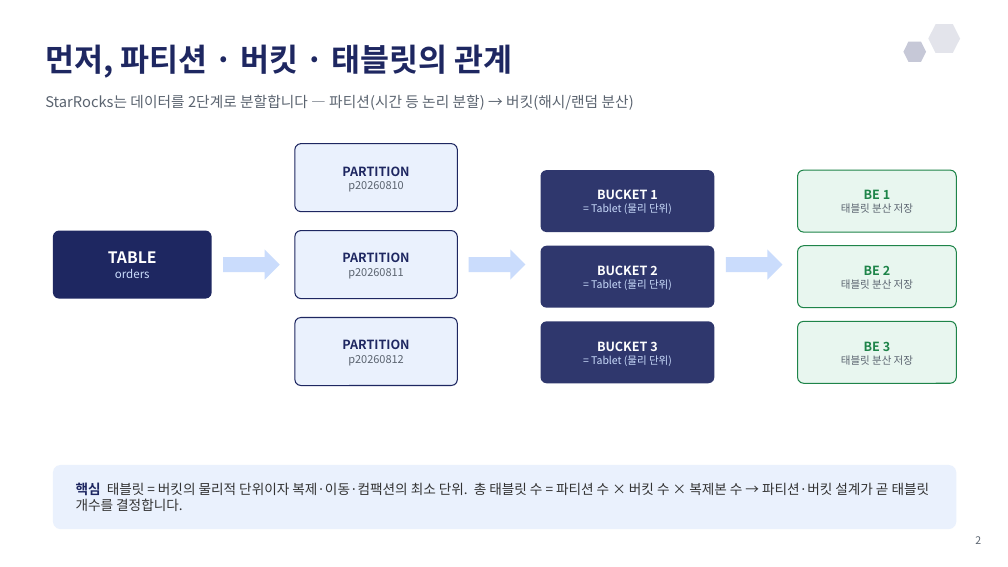
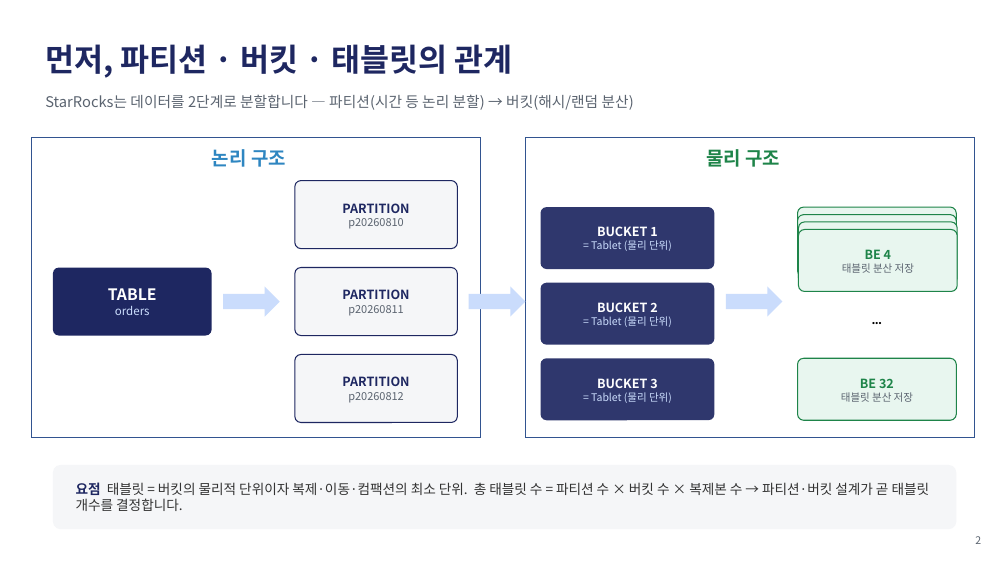
Before and after one commit to jungho-shin/my-react-app, a slide deck: slide 2 of etc/StarRocks/StarRocks_파티션_버킷_관리_발표자료.pptx. Drawn at 1008x567 pixels with LibreOffice and Linux fonts; fonts in the diff are those of the drawing. Boxes give left, top, right and bottom in pixels: in the first picture for what was removed or moved away, otherwise in the second. Text is boxed around its words. In the diff, an @@ line names an element or a change of style, - is before the commit and + after.

```diff
--- a/etc/StarRocks/StarRocks_파티션_버킷_관리_발표자료.pptx
+++ b/etc/StarRocks/StarRocks_파티션_버킷_관리_발표자료.pptx
@@ hexagon removed at (929, 24, 960, 53) @@
@@ hexagon removed at (904, 42, 926, 62) @@
@@ rectangle added at (31, 138, 481, 438), outline #325491 1 pt @@
@@ text added at (212, 149, 286, 167), 18 pt, text #2E86C1, bold @@
+논리 구조
@@ rectangle added at (526, 138, 975, 438), outline #325491 1 pt @@
@@ text added at (706, 149, 780, 167), 18 pt, text #1E8449, bold @@
+물리 구조
@@ text "BE 2": place and size @@
-text "BE 2" at (841, 265, 913, 289)
+text "BE 2" at (842, 249, 914, 273)
@@ rounded rectangle: place and size @@
-rounded rectangle at (798, 246, 957, 308)
+rounded rectangle at (798, 215, 957, 277)
@@ rounded rectangle added at (799, 222, 957, 284), fill #E8F6EF, outline #1E8449 1 pt @@
@@ rounded rectangle added at (799, 230, 957, 292), fill #E8F6EF, outline #1E8449 1 pt @@
@@ 9 texts, 9 rounded rectangles, 3 right arrows: place and size @@
-9 texts, 9 rounded rectangles, 3 right arrows at (53, 144, 957, 386)
+9 texts, 9 rounded rectangles, 3 right arrows at (53, 181, 957, 495)
@@ fill #EAF1FD to #F5F6F8 in 4 elements at (53, 465, 957, 529), (295, 181, 457, 249), (295, 355, 457, 423), (295, 268, 457, 336) @@
@@ text added at (841, 249, 913, 402), 10 pt, text #5B6470 @@
+BE 1
+태블릿 분산 저장
@@ text added at (842, 250, 892, 268), 10 pt, text #5B6470 @@
+BE 4
+태블릿 분산 저장
@@ text added at (833, 310, 921, 337), 14 pt, text #000000, bold @@
+…
@@ text at (860, 378, 894, 388): text changed @@
-BE 3
+BE 32
@@ text at (76, 482, 889, 511): text changed @@
-핵심 태블릿 = 버킷의 물리적 단위이자 복제·이동·컴팩션의 최소 단위. 총 태블릿 수 = 파티션 수 × 버킷 수 × 복제본 수 → 파티션·버킷 설계가 곧 태블릿 개수를 결정합니다.
+요점 태블릿 = 버킷의 물리적 단위이자 복제·이동·컴팩션의 최소 단위. 총 태블릿 수 = 파티션 수 × 버킷 수 × 복제본 수 → 파티션·버킷 설계가 곧 태블릿 개수를 결정합니다.
```
Also in this commit, not shown: 8 other slides changed, 5 slides added.
